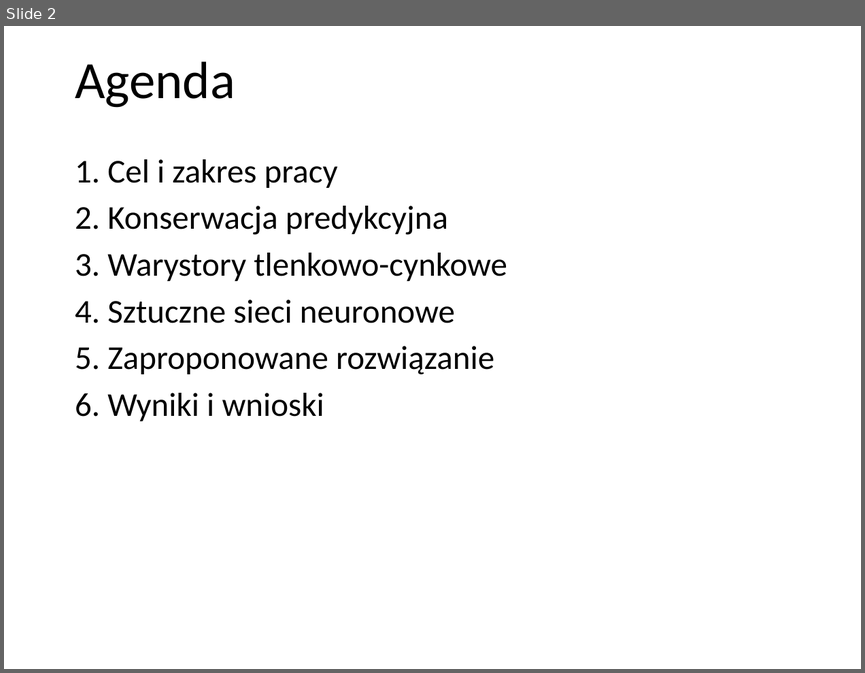
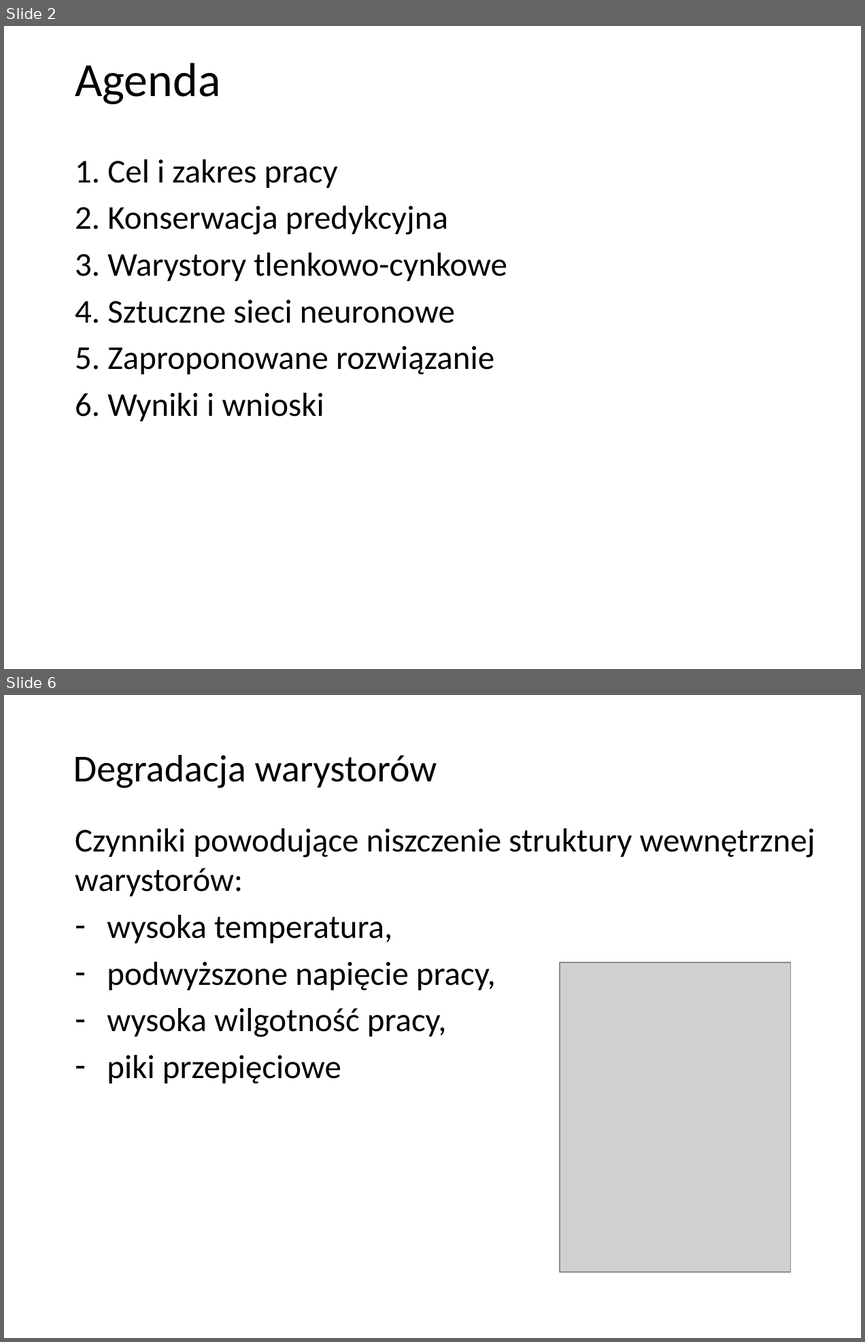
Before and after one commit to r-zareba/praca_inzynierska, a slide deck: prezentacja.pptx. Shown one above the other, each under a label of ours: slide 2 before the commit, slides 2 and 6 after it; the slides between them are not shown. The pictures are 865x673 and 865x1342 pixels, drawn with LibreOffice and Linux fonts; fonts in the diff are those of the drawing; grey boxes stand for pictures; background and template pictures are left out. Boxes give left, top, right and bottom in pixels: in the first picture for what was removed or moved away, otherwise in the second. Text is boxed around its words. In the diff, an @@ line names an element or a change of style, - is before the commit and + after.

```diff
--- a/prezentacja.pptx
+++ b/prezentacja.pptx
@@ slide 6 added at (4, 695, 861, 1338), background picture (left out); not listed: 1 template element that a slide beside it also shows @@
@@ text added at (73, 755, 437, 788), 32 pt, text #000000 @@
+Degradacja warystorów
@@ text added at (75, 828, 815, 1083), 28 pt, text #000000 @@
+Czynniki powodujące niszczenie struktury wewnętrznej warystorów:
+– wysoka temperatura,
+– podwyższone napięcie pracy,
+– wysoka wilgotność pracy,
+– piki przepięciowe
@@ picture added at (560, 962, 791, 1272) @@
@@ slide 2 changed as well @@
@@ text "Agenda" at (75, 63, 221, 104): size 44 to 40 pt @@
```
Also in this commit, not shown: 2 other slides changed, 5 other slides added, 7 slides removed, 7 other files.
